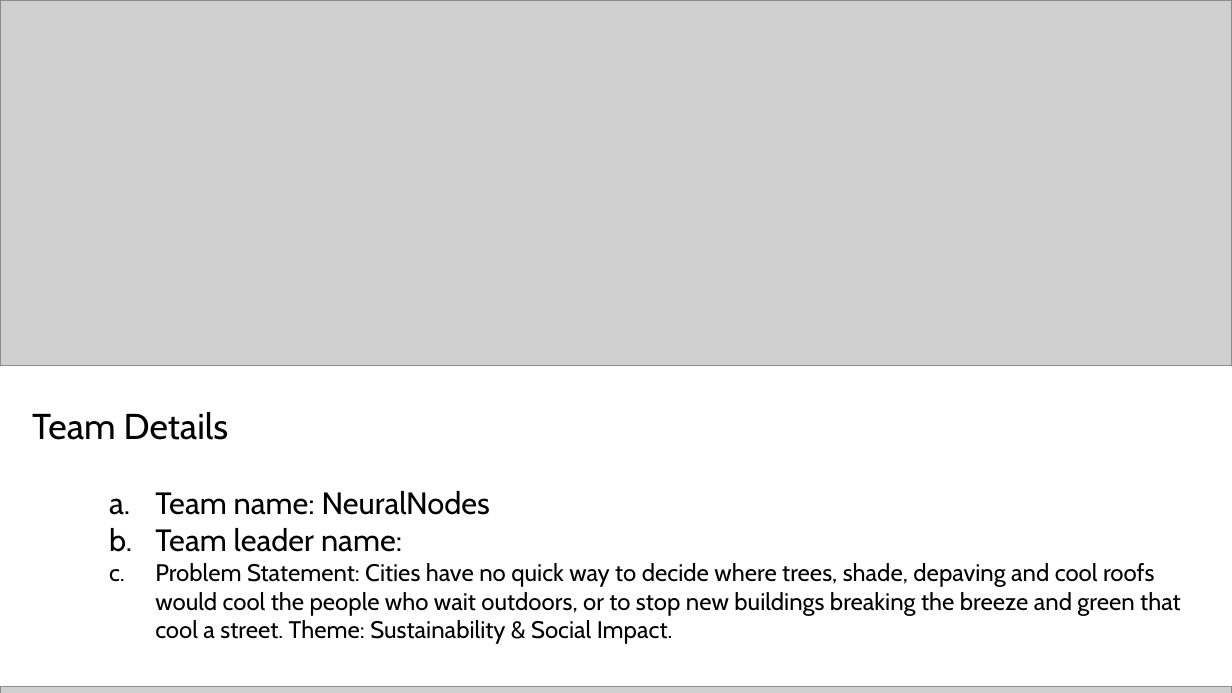
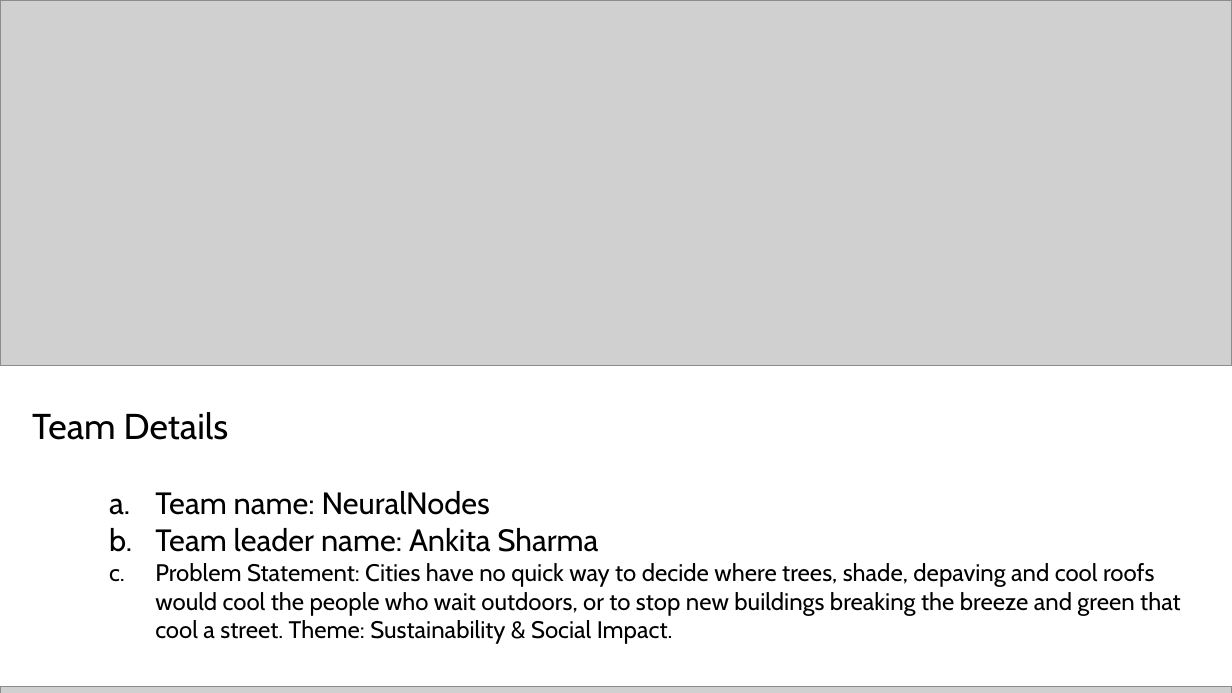
Before and after one commit to AnkitaShr-Code/EcoZone-AI, a slide deck: slide 1 of NeuralNodes - AI Builder Cup Submission.pptx. Drawn at 1232x693 pixels with LibreOffice and Linux fonts; fonts in the diff are those of the drawing; grey boxes stand for pictures. Boxes give left, top, right and bottom in pixels: in the first picture for what was removed or moved away, otherwise in the second. Text is boxed around its words. In the diff, an @@ line names an element or a change of style, - is before the commit and + after.

Commit message:
Record lane owners and team leader

```diff
--- a/NeuralNodes - AI Builder Cup Submission.pptx
+++ b/NeuralNodes - AI Builder Cup Submission.pptx
@@ text at bbox=[155, 528, 599, 552]: text changed @@
-  b. Team leader name:
+  b. Team leader name: Ankita Sharma
```
Also in this commit, not shown: 2 other files.
